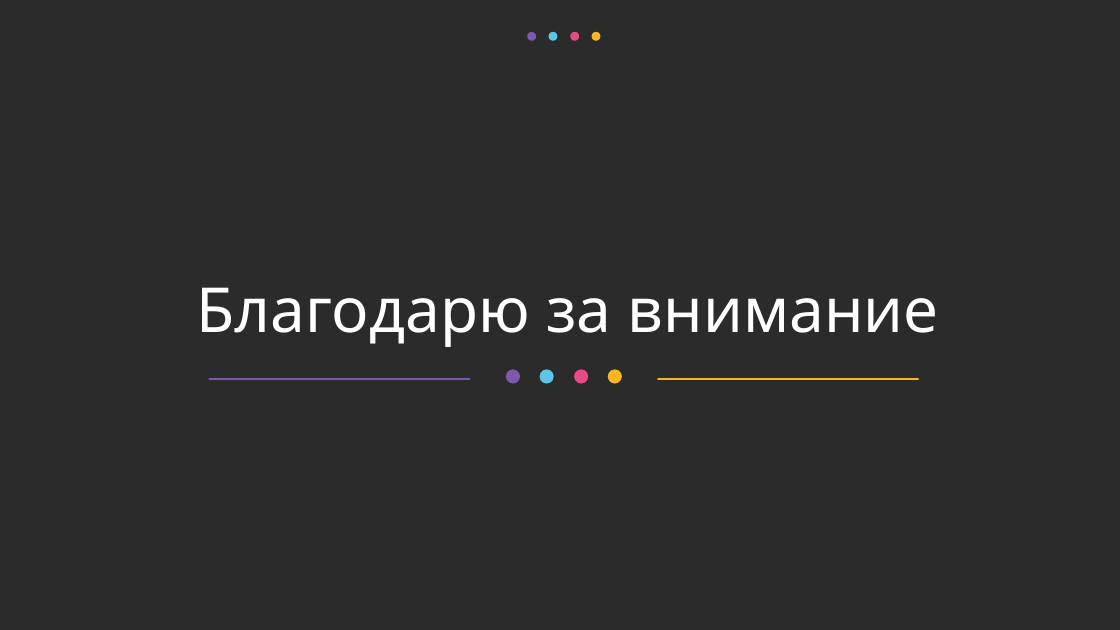
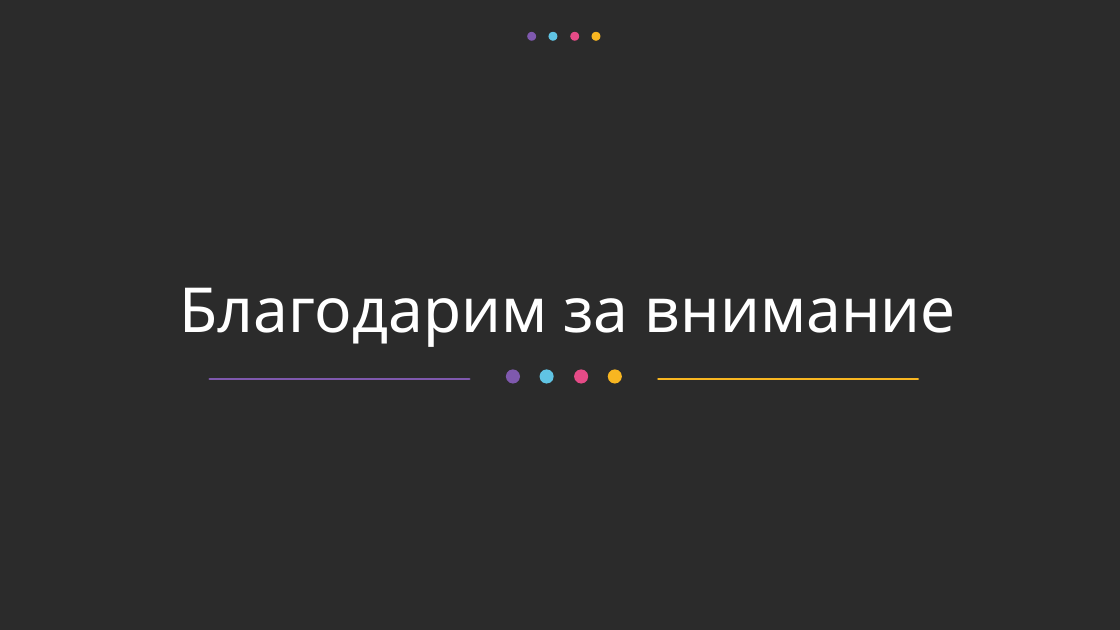
Before and after one commit to okeangel/da_portfolio, a slide deck: slide 13 of practicum/week_21_presentation_catering_in_moscow.odp. Drawn at 1120x630 pixels with LibreOffice and Linux fonts; fonts in the diff are those of the drawing; background and template pictures are left out; a plain dark background stands for a picture behind light text. Boxes give left, top, right and bottom in pixels: in the first picture for what was removed or moved away, otherwise in the second. Text is boxed around its words. In the diff, an @@ line names an element or a change of style, - is before the commit and + after.

```diff
--- a/practicum/week_21_presentation_catering_in_moscow.odp
+++ b/practicum/week_21_presentation_catering_in_moscow.odp
@@ title at bbox=[179, 287, 956, 347]: text changed @@
-Благодарю за внимание
+Благодарим за внимание
```
Also in this commit, not shown: 3 other slides changed, 2 slides added, 2 slides removed, 1 other file.
